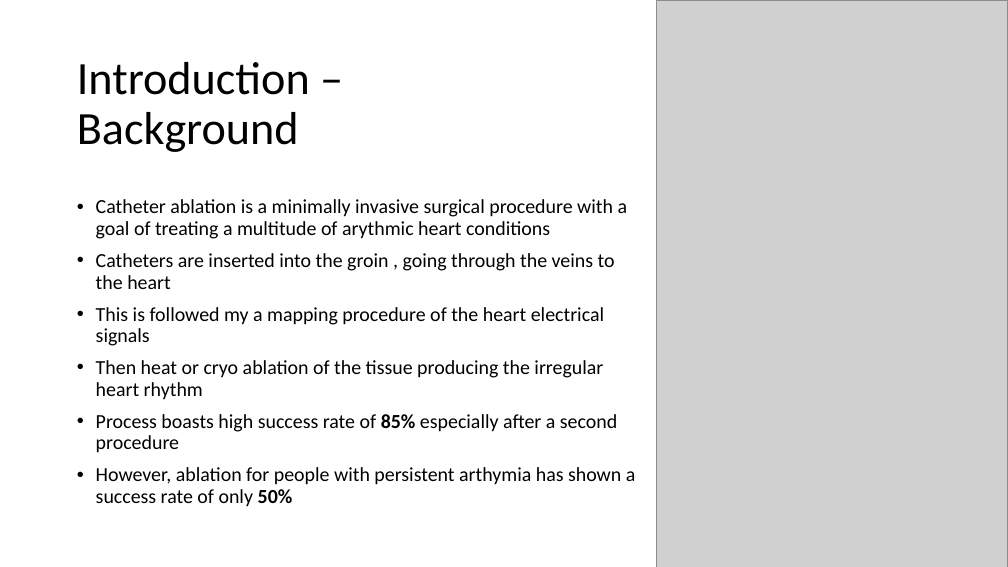
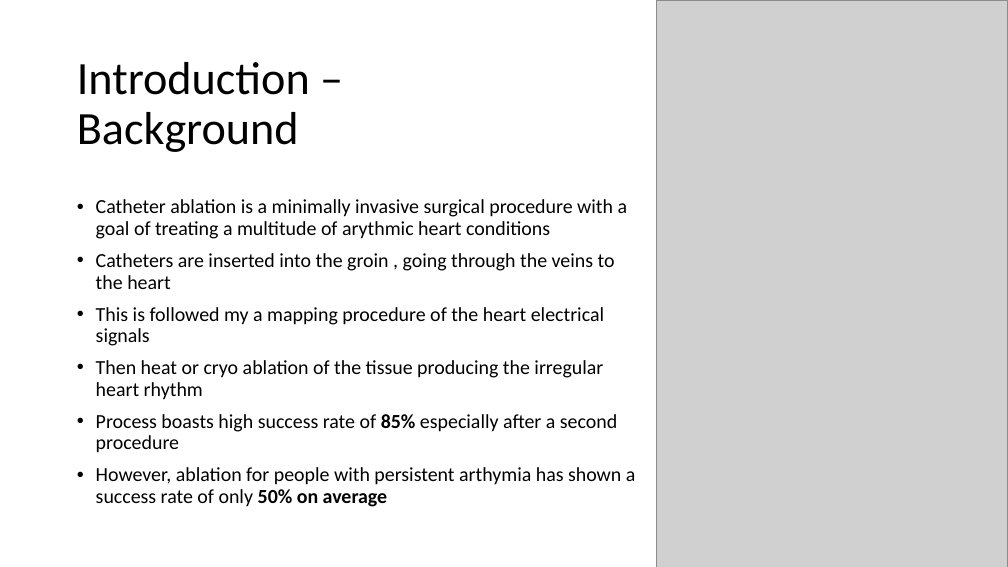
Before and after one commit to omare334/CVD_project, a slide deck: slide 2 of Phenogrouping patients with atrial fibrillation undergoing catheter ablation.pptx. Drawn at 1008x567 pixels with LibreOffice and Linux fonts; fonts in the diff are those of the drawing; grey boxes stand for pictures. Boxes give left, top, right and bottom in pixels: in the first picture for what was removed or moved away, otherwise in the second. Text is boxed around its words. In the diff, an @@ line names an element or a change of style, - is before the commit and + after.

```diff
--- a/Phenogrouping patients with atrial fibrillation undergoing catheter ablation.pptx
+++ b/Phenogrouping patients with atrial fibrillation undergoing catheter ablation.pptx
@@ text at (96, 467, 636, 507): text changed @@
-• However, ablation for people with persistent arthymia has shown a success rate of only 50%
+• However, ablation for people with persistent arthymia has shown a success rate of only 50% on average
```
Also in this commit, not shown: 4 slides added, 1 slide removed, 7 other files.
